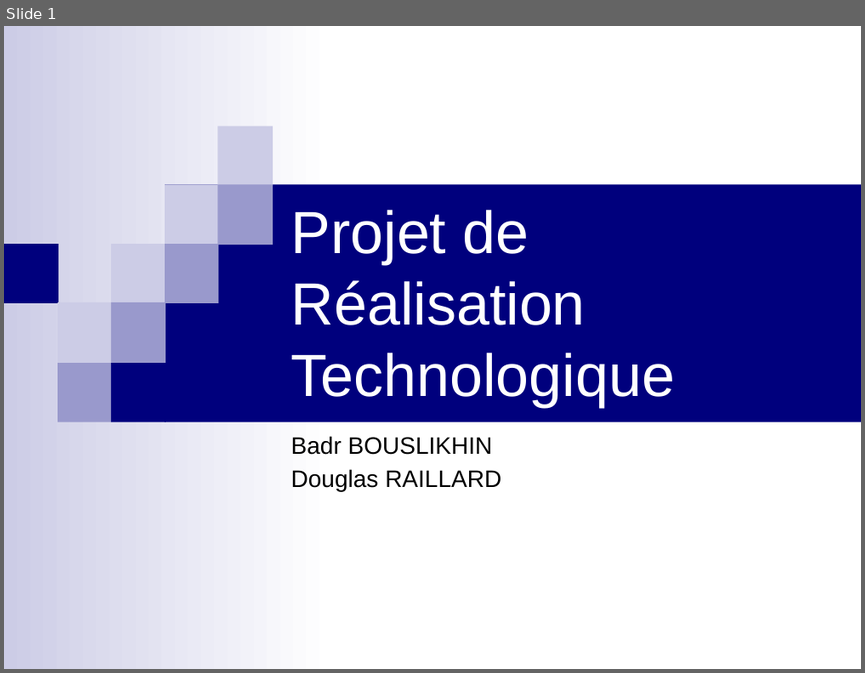
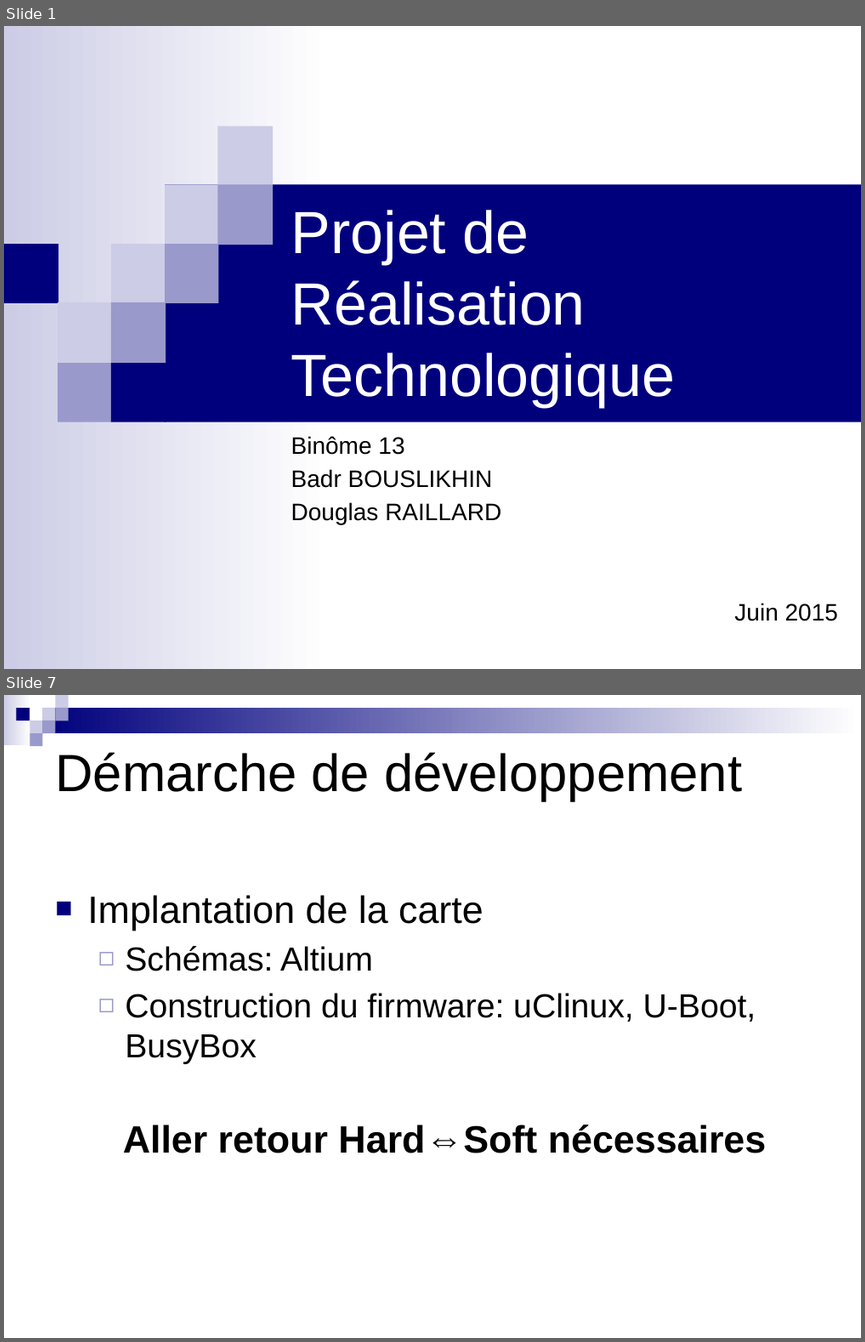
Before and after one commit to badrbouslikhin/Beluga, a slide deck: Rendu/PresentationFinale/Binome13PresentationFinalePRT.pptx. Shown one above the other, each under a label of ours: slide 1 before the commit, slides 1 and 7 after it; the slides between them are not shown. The pictures are 865x673 and 865x1342 pixels, drawn with LibreOffice and Linux fonts; fonts in the diff are those of the drawing. Boxes give left, top, right and bottom in pixels: in the first picture for what was removed or moved away, otherwise in the second. Text is boxed around its words. In the diff, an @@ line names an element or a change of style, - is before the commit and + after.

```diff
--- a/Rendu/PresentationFinale/Binome13PresentationFinalePRT.pptx
+++ b/Rendu/PresentationFinale/Binome13PresentationFinalePRT.pptx
@@ slide 7 added at (4, 695, 861, 1338), background #FFFFFF @@
@@ group added at (4, 695, 861, 746): 9 rectangles @@
@@ title added at (55, 752, 742, 801), 44 pt, text #000000 @@
+Démarche de développement
@@ text added at (87, 895, 756, 1064), 28 pt, text #000000 @@
+■ Implantation de la carte
+  ◻ Schémas: Altium
+  ◻ Construction du firmware: uClinux, U-Boot, BusyBox
@@ text added at (123, 1124, 766, 1153), 32 pt, text #000000, bold @@
+Aller retour Hard⇔Soft nécessaires
@@ slide 1 changed as well @@
@@ subtitle at (291, 436, 404, 454): paragraph added @@
+Binôme 13
@@ subtitle at (734, 602, 838, 621): paragraph added @@
+Juin 2015
```
Also in this commit, not shown: 10 other slides added, 1 slide removed.
